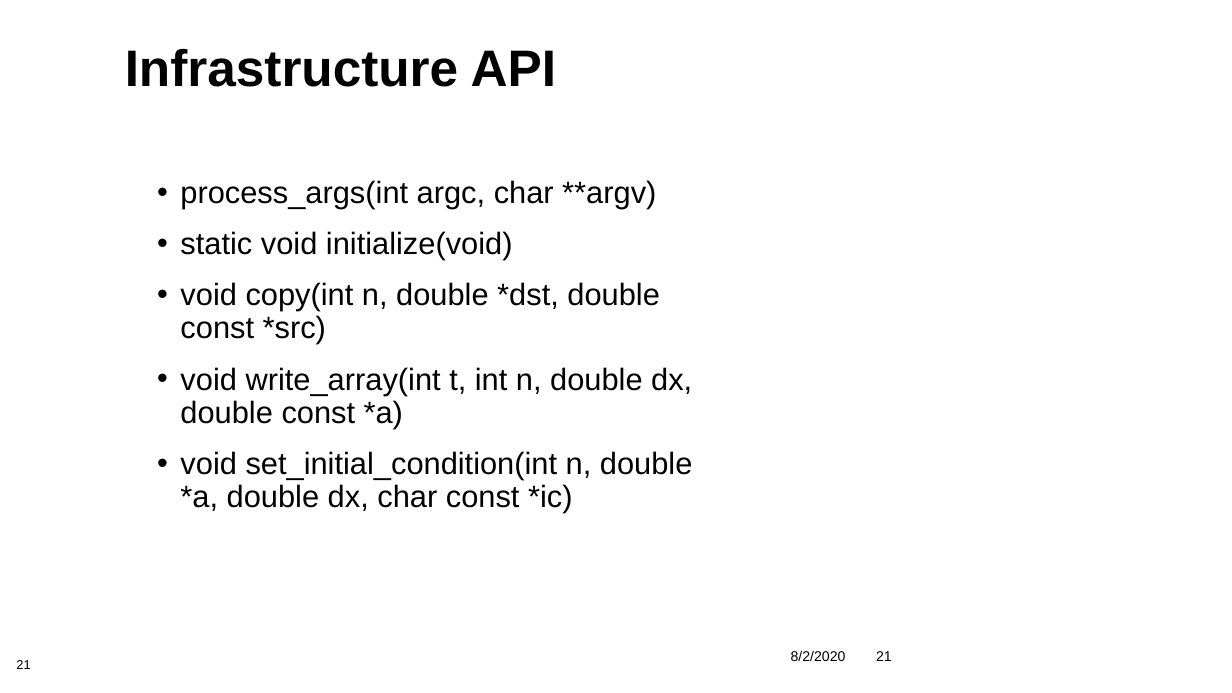
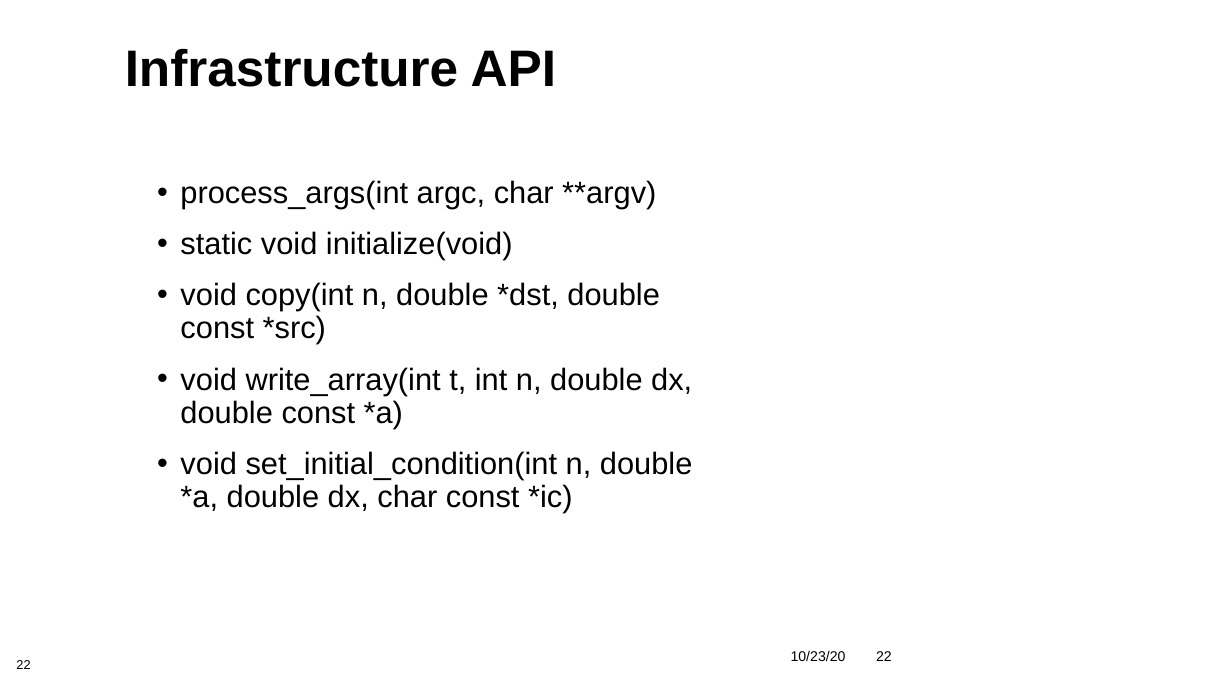
Before and after one commit to bssw-tutorial/presentations, a slide deck: slide 22 of 04-design.pptx (slide 21 before the commit). Drawn at 1232x693 pixels with LibreOffice and Linux fonts; fonts in the diff are those of the drawing; background and template pictures are left out. Boxes give left, top, right and bottom in pixels: in the first picture for what was removed or moved away, otherwise in the second. Text is boxed around its words. In the diff, an @@ line names an element or a change of style, - is before the commit and + after.

```diff
--- a/04-design.pptx
+++ b/04-design.pptx
@@ text at (x1=791, y1=650, x2=846, y2=661): text changed @@
-8/2/2020
+10/23/20
@@ page number at (x1=876, y1=651, x2=892, y2=661): text changed @@
-21
+22
@@ page number at (x1=16, y1=660, x2=30, y2=669): text changed @@
-21
+22
```
Also in this commit, not shown: 4 other slides changed, 4 slides removed.
